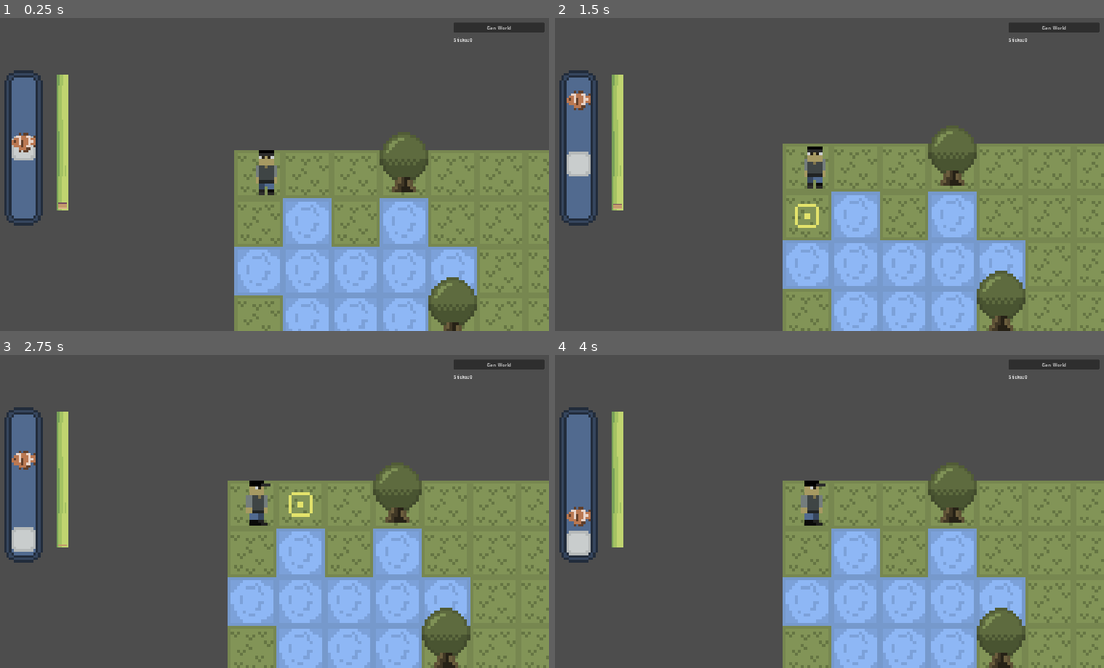
Above: before the commit, frames 1-4 (two rows, left to right).
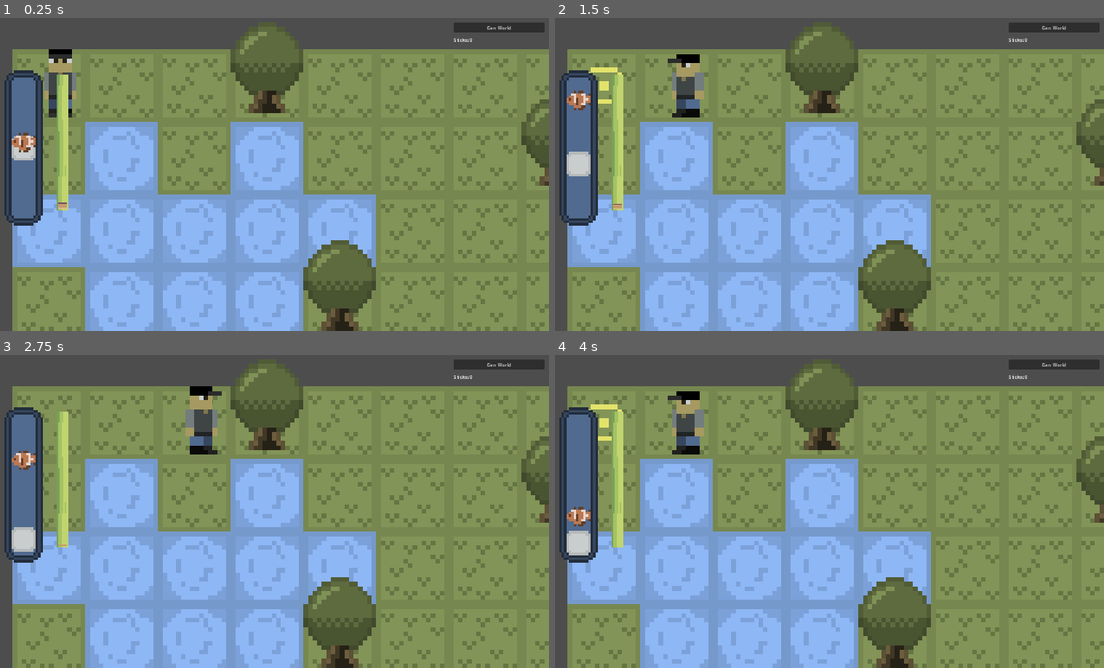
Above: after the commit, the same moments.

Repository: fatherboard28/Godot-Experiment
Game: Godot game, scene res://scenes/game_level.tscn
Two runs of this game, one before a commit and one after it. Both use one fixed random seed, a clock stepped at 60 frames per second and the inputs below.
Inputs:
- Up to frame 1 (0.25 s): no input
- Up to frame 2 (1.5 s): hold D (right) 0.53-1.28 s; tap Down (look_down, bound only after the commit) at 0.6 s; tap Left (look_left, bound only after the commit) at 0.8, 1.35 s; hold S (down) from 1.28 s (still down)
- Up to frame 3 (2.75 s): tap Right (look_right, bound only after the commit) at 1.55, 2.1 s; release S (down) at 2.03 s; hold D (right) from 2.03 s (still down); tap Up (look_up, bound only after the commit) at 2.3 s
- Up to frame 4 (4 s): release D (right) at 2.78 s; hold W (up) 2.78-3.53 s; tap Up (look_up, bound only after the commit) at 2.85 s; tap Down (look_down, bound only after the commit) at 3.05 s; hold A (left) from 3.53 s (still down); tap E (interact) at 3.6 s; tap Left (look_left, bound only after the commit) at 3.8 s

The runs differ from the first frame. In frame 1, 72% of the frame differs, in the area x 2-100%, y 2-100%; in frame 2, 70%; in frame 3, 70%; in frame 4, 70%.

Commit message:
i like the new movement

Diff:
--- a/project.godot
+++ b/project.godot
@@ -61,6 +61,26 @@
 "events": [Object(InputEventKey,"resource_local_to_scene":false,"resource_name":"","device":-1,"window_id":0,"alt_pressed":false,"shift_pressed":false,"ctrl_pressed":false,"meta_pressed":false,"pressed":false,"keycode":0,"physical_keycode":81,"key_label":0,"unicode":113,"echo":false,"script":null)
 ]
 }
+look_left={
+"deadzone": 0.5,
+"events": [Object(InputEventKey,"resource_local_to_scene":false,"resource_name":"","device":-1,"window_id":0,"alt_pressed":false,"shift_pressed":false,"ctrl_pressed":false,"meta_pressed":false,"pressed":false,"keycode":0,"physical_keycode":4194319,"key_label":0,"unicode":0,"echo":false,"script":null)
+]
+}
+look_right={
+"deadzone": 0.5,
+"events": [Object(InputEventKey,"resource_local_to_scene":false,"resource_name":"","device":-1,"window_id":0,"alt_pressed":false,"shift_pressed":false,"ctrl_pressed":false,"meta_pressed":false,"pressed":false,"keycode":0,"physical_keycode":4194321,"key_label":0,"unicode":0,"echo":false,"script":null)
+]
+}
+look_up={
+"deadzone": 0.5,
+"events": [Object(InputEventKey,"resource_local_to_scene":false,"resource_name":"","device":-1,"window_id":0,"alt_pressed":false,"shift_pressed":false,"ctrl_pressed":false,"meta_pressed":false,"pressed":false,"keycode":0,"physical_keycode":4194320,"key_label":0,"unicode":0,"echo":false,"script":null)
+]
+}
+look_down={
+"deadzone": 0.5,
+"events": [Object(InputEventKey,"resource_local_to_scene":false,"resource_name":"","device":-1,"window_id":0,"alt_pressed":false,"shift_pressed":false,"ctrl_pressed":false,"meta_pressed":false,"pressed":false,"keycode":0,"physical_keycode":4194322,"key_label":0,"unicode":0,"echo":false,"script":null)
+]
+}
 
 [rendering]
 
--- a/scenes/game_level.tscn
+++ b/scenes/game_level.tscn
@@ -23,5 +23,10 @@
 unique_name_in_owner = true
 position = Vector2(2.08165e-12, 2.08165e-12)
 offset = Vector2(2.08165e-12, 2.08165e-12)
-zoom = Vector2(10, 10)
+zoom = Vector2(15, 15)
+limit_left = -10
+limit_top = -10
+limit_right = 170
+limit_bottom = 170
+position_smoothing_enabled = true
 script = ExtResource("5_vm1xk")
--- a/scripts/player_cat.gd
+++ b/scripts/player_cat.gd
@@ -49,21 +49,32 @@
 var dir : Direction = Direction.new()
 
 func handle_move(direction : Vector2i):
+	map.tmap.clear_layer(highlight_layer)
 	var tmp = Vector2i(pos.x + direction.x, pos.y + direction.y)
 	if (tmp.x > 9 || tmp.x < 0 || tmp.y > 9 || tmp.y < 0):
 		return false
-	if (dir.get_dir(direction) && map.map[map.xy_to_index(tmp.x, tmp.y)] == map.tile_type.GRASS):
+	if (map.map[map.xy_to_index(tmp.x, tmp.y)] == map.tile_type.GRASS):
+		#move player
 		pos = tmp
+		animation_tree.set("parameters/Idle/blend_position", direction)
 		position = map.tmap.map_to_local(pos)
-		map.tmap.clear_layer(highlight_layer)
-		dir.set_dir(direction,false)
-	else:
+
+		#set new dir
 		dir.clear_all()
-		selection = direction + pos
-		map.tmap.clear_layer(highlight_layer)
-		dir.set_dir(direction,true)
-		animation_tree.set("parameters/Idle/blend_position", direction)
-		map.highlight_selected(tmp)
+		dir.set_dir(direction, true)
+
+	handle_look(direction)
+
+func handle_look(direction : Vector2i):
+	map.tmap.clear_layer(highlight_layer)
+	var tmp = Vector2i(pos.x + direction.x, pos.y + direction.y)
+	if (tmp.x > 9 || tmp.x < 0 || tmp.y > 9 || tmp.y < 0):
+		return false
+	dir.clear_all()
+	selection = direction + pos
+	dir.set_dir(direction,true)
+	animation_tree.set("parameters/Idle/blend_position", direction)
+	map.highlight_selected(tmp)
 
 func _ready():
 	spawn_player()
@@ -81,6 +92,14 @@
 
 
 func _physics_process(_delta):
+	if (Input.is_action_just_pressed("look_down")):
+		handle_look(Vector2i(0,1))
+	if (Input.is_action_just_pressed("look_up")):
+		handle_look(Vector2i(0,-1))
+	if (Input.is_action_just_pressed("look_left")):
+		handle_look(Vector2i(-1,0))
+	if (Input.is_action_just_pressed("look_right")):
+		handle_look(Vector2i(1,0))
 	if (Input.is_action_just_pressed("down")):
 		handle_move(Vector2i(0,1))
 	if (Input.is_action_just_pressed("up")):
Binary file changed: art/testart/newTest.aseprite
